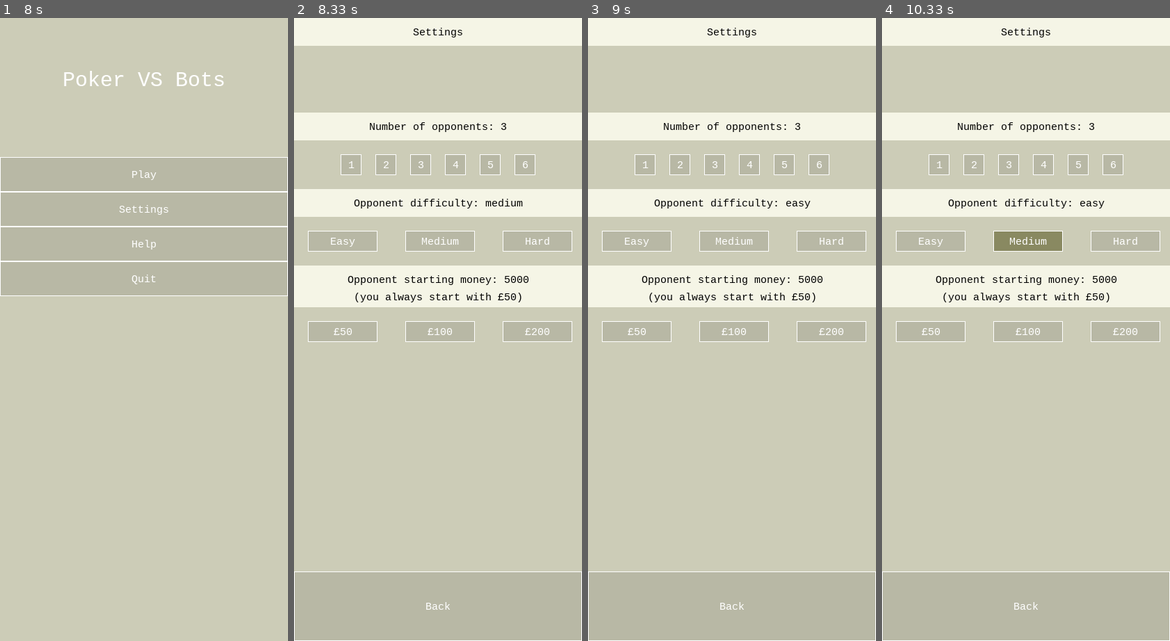
Above: before the commit, frames 1-4 (left to right).
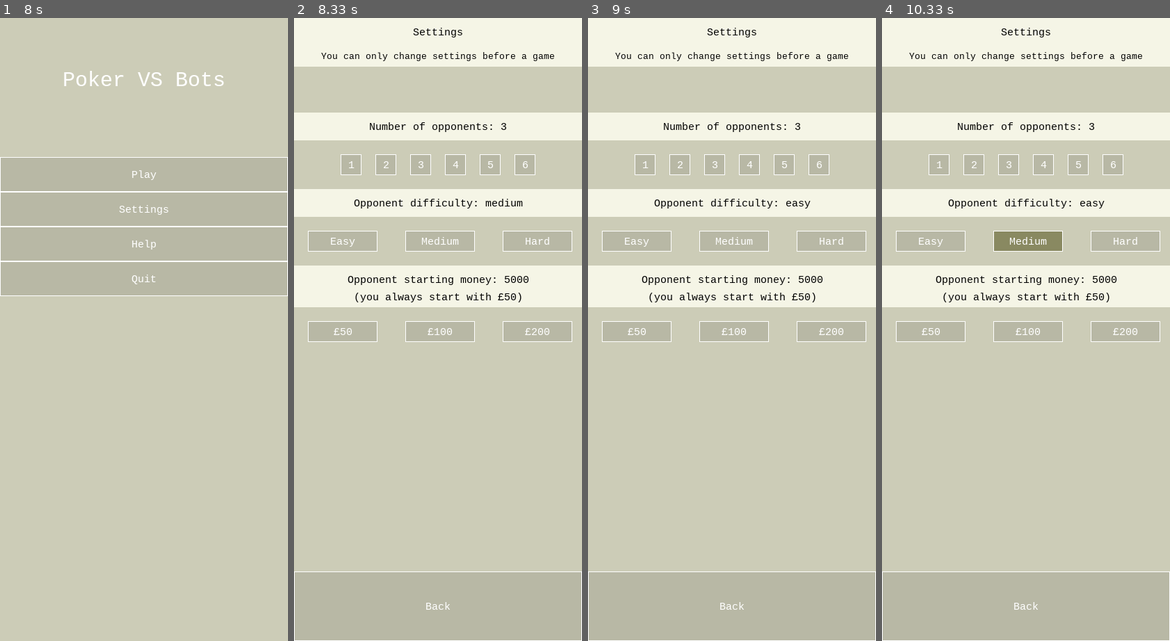
Above: after the commit, the same moments.

Repository: jmsyuen/nea
Game: pygame game, started from pygametest.py
Same seed, same stepped clock (60 frames per second), same inputs: the game is played once before the commit and once after it.
Inputs (mouse positions are in pixels of both pictures, inside the frame that each line leads up to):
- Up to frame 1 (8 s): click "Play" at 0.38 s; click "All In" at 0.72 s; click (149, 192) at 1.05 s; click "Fold" at 1.88 s; click (141, 447) at 2.22 s; click "All In" at 2.95 s; click (77, 341) at 3.28 s; click "Fold" at 4.02 s; move the mouse to (43, 161) at 4.3 s; click (43, 161) at 4.35 s; click (233, 441) at 7.88 s
- Up to frame 2 (8.33 s): click (512, 217) at 8.22 s
- Up to frame 3 (9 s): click "Easy" at 8.55 s; click (639, 454) at 8.88 s
- Up to frame 4 (10.33 s): click (1011, 155) at 9.22 s; click (1106, 142) at 9.55 s; click "Medium" at 10.28 s

Frame 1 is identical in both runs. In frame 2, 3.3% of the frame differs, in the area x 0-100%, y 4-8%; in frame 3, 3.3%; in frame 4, 3.3%.

Commit message:
cannot change settings in game settings are persistent as you left it

Diff:
--- a/pygametest.py
+++ b/pygametest.py
@@ -173,7 +173,7 @@
     self.bot_starting_chips = 20000
 
   def GetSettings(self):
-    return self.opponents, self.difficulty, self.bot_starting_chips
+    return {"opponents": self.opponents, "difficulty": self.difficulty, "bot_starting_chips": self.bot_starting_chips}
 
 
   def quit(self):
@@ -207,6 +207,7 @@
     self.menu = "settings"
     self.ClearScreen()
     self.draw_text_box("Settings", self.BLACK, self.IVORY, 15, 0, 0, 414, 40)
+    self.draw_text_box("You can only change settings before a game", self.BLACK, self.IVORY, 13, 0, 40, 414, 30)
     self.draw_button("Back", self.LIGHT_GREY, 0, self.HEIGHT - 100, 414, 100, self.MainMenu)
 
     #number of opponents
